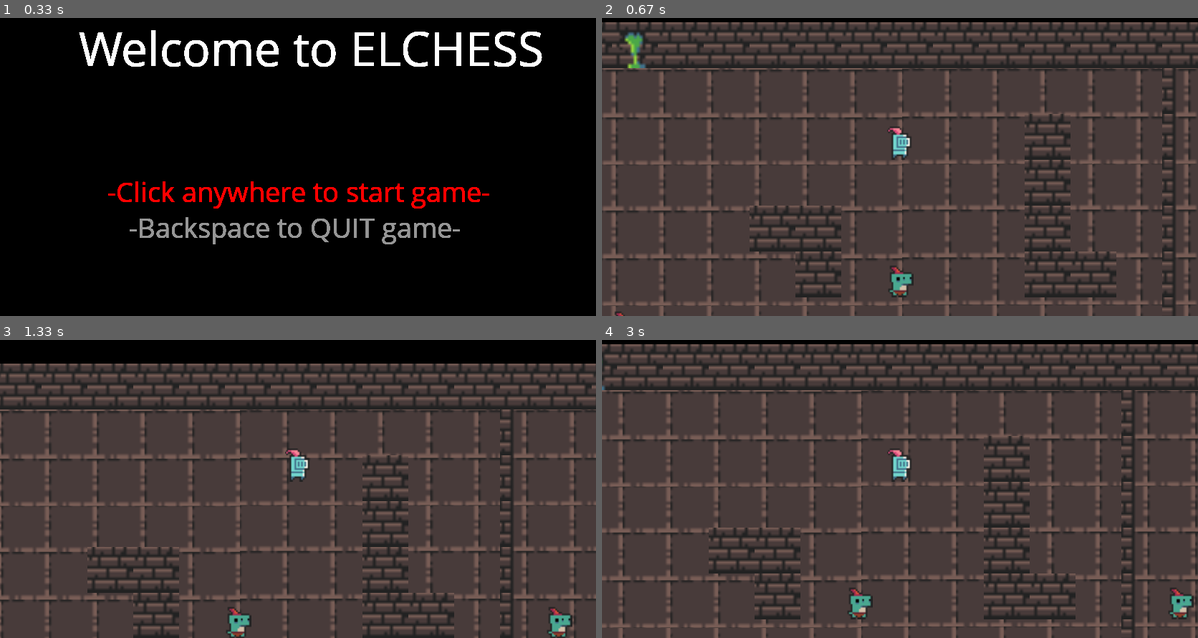
Above: before the commit, frames 1-4 (two rows, left to right).
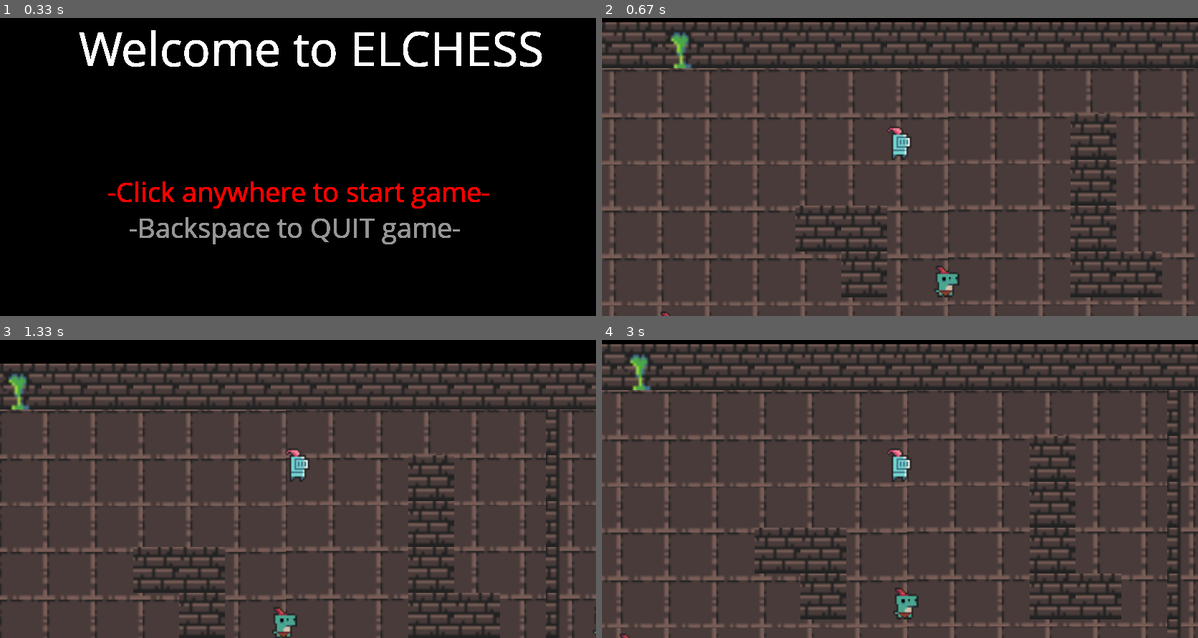
Above: after the commit, the same moments.

Repository: kobemaristela/ElChess
Game: pygame game, started from Map/rpg_game.py
Two runs of this game, one before a commit and one after it. Both use one fixed random seed, a clock stepped at 60 frames per second and the inputs below.
Inputs (mouse positions are in pixels of both pictures, inside the frame that each line leads up to):
- Up to frame 1 (0.33 s): no input
- Up to frame 2 (0.67 s): click (900, 137) at 0.38 s
- Up to frame 3 (1.33 s): hold Right 0.67-1.13 s; hold Up from 1.17 s (still down)
- Up to frame 4 (3 s): release Up at 1.47 s; hold Right 1.5-1.97 s; hold Left 2-2.53 s; hold Down 2.57-2.87 s; hold Left from 2.9 s (still down)

Frame 1 is identical in both runs. In frame 2, 13% of the frame differs, in the area x 0-100%, y 4-100%; in frame 3, 13%; in frame 4, 14%.

Commit message:
Adding Beginnings of Player Health UI

Diff:
--- a/Map/hero.py
+++ b/Map/hero.py
@@ -11,16 +11,15 @@
     QUIT
 )
 
-
 class Hero(pygame.sprite.Sprite):
-    def __init__(self, position, groups, name, level=1, hp=3):
+    def __init__(self, position, groups, name, level=1, hp=3, health=100):
         super().__init__(groups)
         self.image = pygame.image.load('./Graphics-Audio/knight_player.png').convert_alpha()
         self.rect = self.image.get_rect(topleft = position)
 
         self.direction = pygame.math.Vector2()
         self.speed = 3
-
+        self.health = health
         self.name = name
         self.level = level
         self.hp = hp
@@ -61,3 +60,7 @@
     def update(self):
         self.keyboard_input()
         self.move(self.speed)
+
+    def health_scale(self, health):
+
+        return
--- a/Map/map_constants.py
+++ b/Map/map_constants.py
@@ -6,10 +6,13 @@
 GRAY = (150, 150, 150)
 BROWN = (139, 105, 105)
 
+HEALTH_BAR_WIDTH = 100
+HEALTH_BAR_HEIGHT = 25
+
 RPG_MAP = [
 ['w','w','g','w','w','w','w','w','w','w','w','w','w','w','w','w','w','w','w','w','w','w','w','w','w','w','l'],
 ['l',' ',' ',' ',' ',' ',' ',' ',' ',' ',' ',' ',' ',' ','l',' ',' ','r',' ',' ',' ',' ',' ',' ',' ',' ','l'],
-['l',' ',' ',' ',' ',' ',' ',' ','p',' ',' ','w',' ',' ','l',' ',' ','r',' ',' ',' ',' ',' ',' ',' ',' ','l'],
+['l',' ',' ',' ',' ',' ',' ','p',' ',' ',' ','w',' ',' ','l',' ',' ','r',' ',' ',' ',' ',' ',' ',' ',' ','l'],
 ['l',' ',' ',' ',' ',' ',' ',' ',' ',' ',' ','w',' ',' ','l',' ',' ','r',' ','B',' ',' ',' ',' ',' ',' ','l'],
 ['l',' ',' ',' ',' ','w','w',' ',' ',' ',' ','w',' ',' ','l',' ',' ','r',' ',' ',' ',' ',' ',' ',' ',' ','l'],
 ['l',' ',' ',' ',' ',' ','w',' ','M',' ',' ','w','w',' ','l','M',' ','r',' ',' ',' ',' ',' ',' ',' ',' ','l'],
--- a/Map/map_tiles.py
+++ b/Map/map_tiles.py
@@ -2,6 +2,7 @@
 from map_constants import *
 from hero import Hero
 from monster import Monster
+from player_ui import Player_UI
 
 class Wall(pygame.sprite.Sprite):
     def __init__(self, position, groups, type):
@@ -96,6 +97,9 @@
         self.obstacle_sprites = pygame.sprite.Group()
         self.make_map()
 
+        #player UI
+        self.player_ui = Player_UI()
+
     def make_map(self):
         for row_index, row in enumerate(RPG_MAP):
             for col_index, col in enumerate(row):
@@ -121,6 +125,7 @@
     def run(self):
         self.visible_sprites.center_camera_draw(self.player)
         self.visible_sprites.update()
+        self.player_ui.display_health_bar(self.player)
 
 class Player_Camera(pygame.sprite.Group):
     def __init__(self):
--- /dev/null
+++ b/Map/player_ui.py
@@ -0,0 +1,11 @@
+import pygame, sys
+from map_constants import *
+
+class Player_UI:
+    def __init__(self):
+        self.display_surf = pygame.display.get_surface()
+        self.health_bar_image = pygame.Rect(10, 10, HEALTH_BAR_WIDTH, HEALTH_BAR_HEIGHT)
+        self.health_font = pygame.font.SysFont("inkfree", 12)
+
+    def display_health_bar(self, player):
+        pygame.draw.rect(self.display_surf, BLACK, self.health_bar_image)
